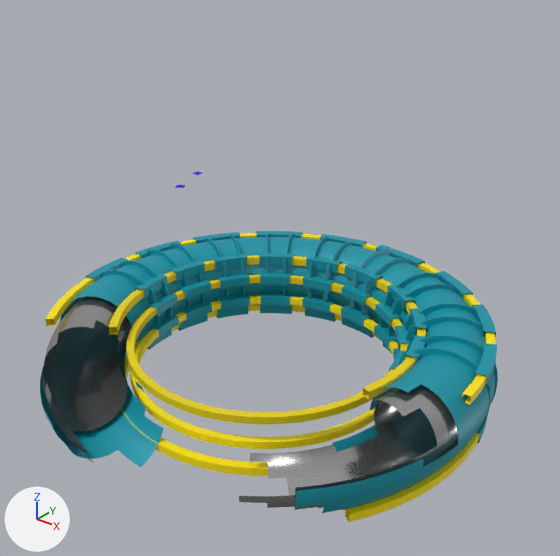
A saved change to the glTF model LHD0723.glb.
The view is the same before and after, from a 50 mm lens placed at (10.6, -12.8, 10.0), pointed at (-3.5, 4.9, -1.0). Every picture has the same lights, and +X, +Y and +Z are marked at lower left. Where no turn or scale is listed for an object, it has been applied to the vertices. Vertices at the same position are counted once.

Objects in the first picture: 'Circle_VacuumVesselInside', 'Circle_VacuumVesselOutside', 'Plane.006', 'Plane.007', 'Plane.008', 'Plane.009', 'Plane_PoloidalCoilDownIn', 'Plane_PoloidalCoilDownIn.001', 'Plane_PoloidalCoilDownOut', 'Plane_PoloidalCoilUpIn.001', 'Plane_PoloidalCoilUpIn.002', 'Plane_PoloidalCoilUpOut'.
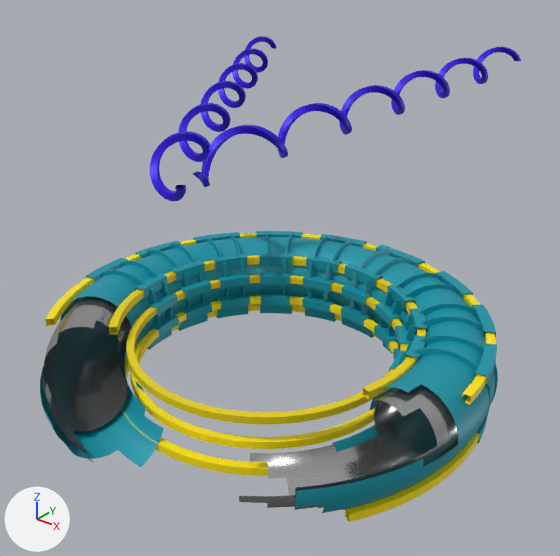
Changed parts and their boxes (x1, y1, x2, y2) in the pictures (560 x 556 px):
'helical_Coil001', reshaped: before (192, 171, 202, 175); after (192, 47, 521, 188)
'helical_Coil001.001', reshaped: before (175, 185, 185, 188); after (150, 36, 276, 201)
part 1 of me_plane_003, added (blue): after (192, 47, 521, 188)
part 2 of me_plane_024, added (blue): after (150, 36, 276, 201)

The change, as a list of edits to the scene's bpy script:
```text
Change me_plane_003:
    used by ob_helical_coil001; location = (-2.66, 0.0, 4.07)
    remove me_plane_003.from_pydata(...)  # 4 vertices, 2 faces; spans x 0.401..0.601, y -0.1..0.1, z 0.0
    add me_plane_003.from_pydata(...)  # 1540 vertices, 3072 faces; spans x -0.601..0.601, y -0.1..18.94, z -0.601..0.601
    me_plane_003 part 1: 1536 vertices added at x -0.601..0.601, y -0.051..18.94, z -0.601..0.601
Change me_plane_024:
    used by ob_helical_coil001_001; location = (-2.21, -1.21, 4.07)
    remove me_plane_024.from_pydata(...)  # 4 vertices, 2 faces; spans x 0.284..0.56, y 0.131..0.407, z 0.0
    add me_plane_024.from_pydata(...)  # 1540 vertices, 3072 faces; spans x -9.91..0.56, y 0.131..16.298, z -0.601..0.601
    me_plane_024 part 2: 1536 vertices added at x -9.91..0.532, y 0.171..16.298, z -0.601..0.601
```
